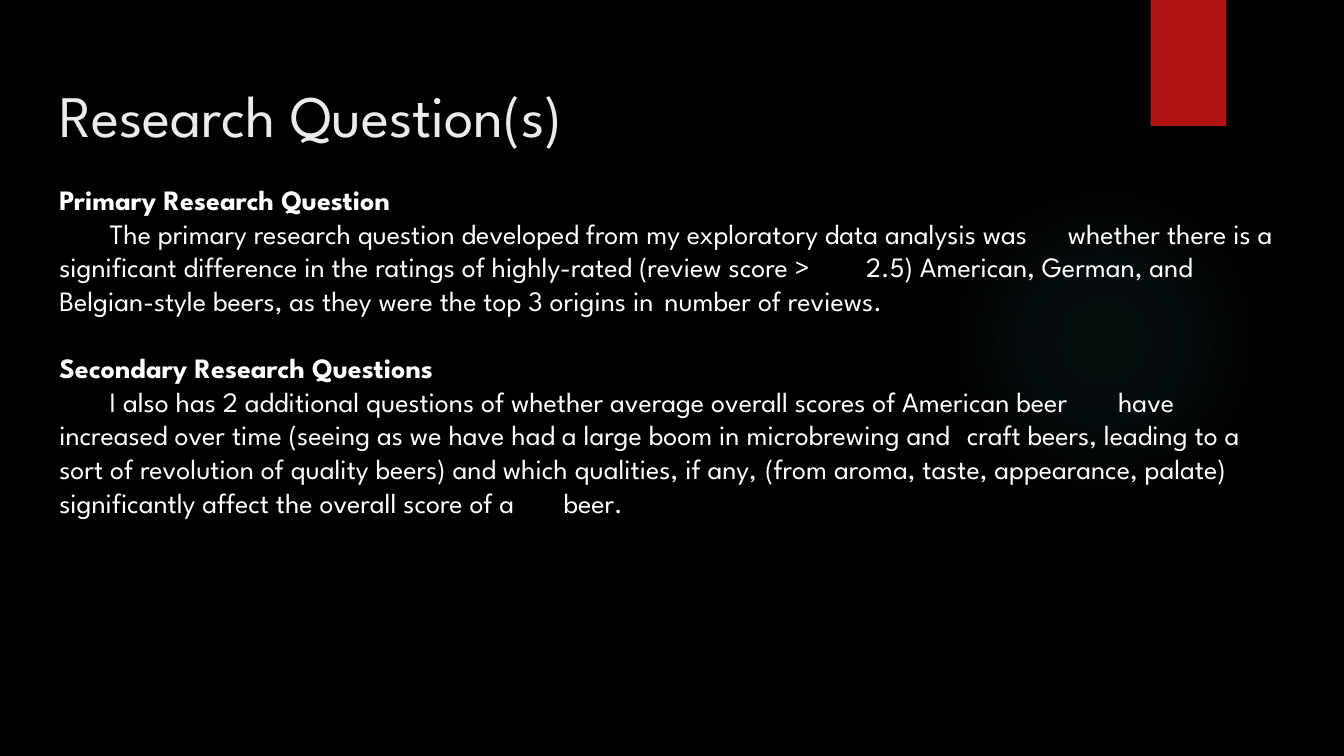
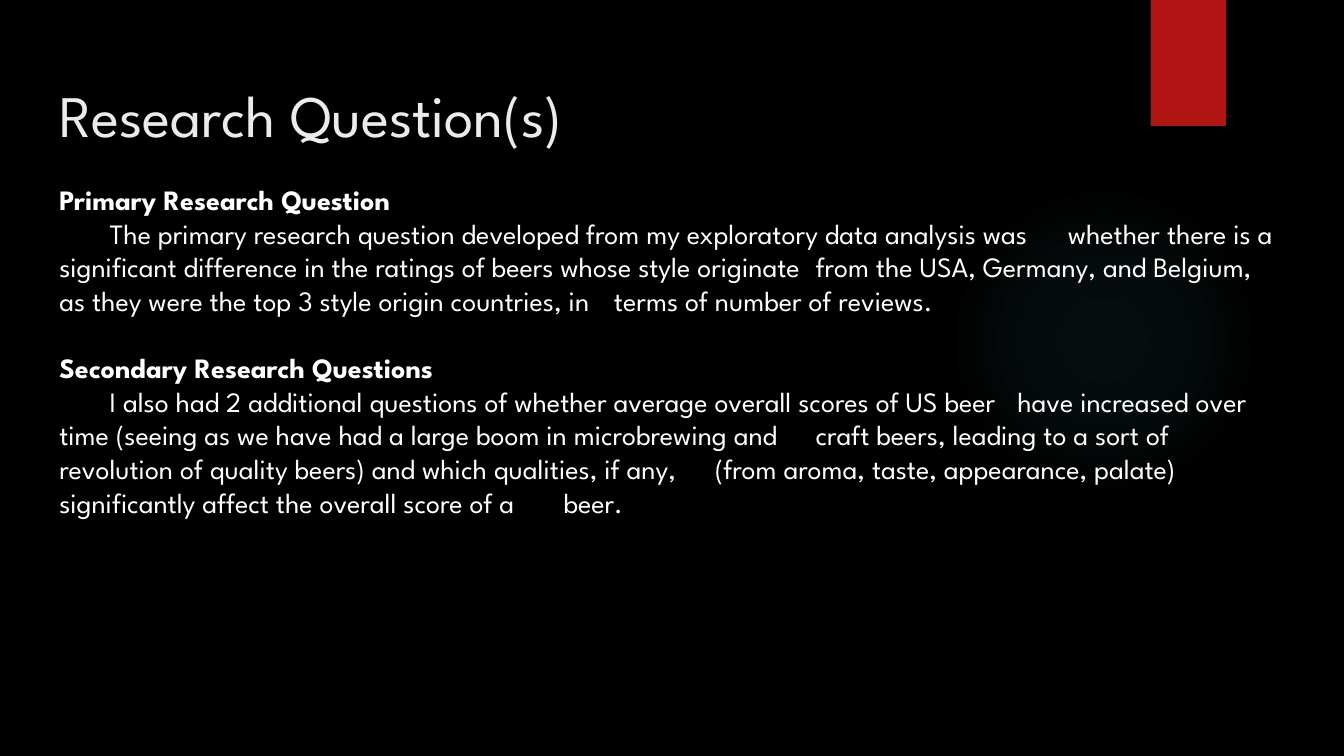
Before and after one commit to stephenlaw30/DataScienceMasters, a slide deck: slide 6 of Python/UCSD/PythonForDataScience/Week9/DSE_200X_FinalProjectPresentation.pptx. Drawn at 1344x756 pixels with LibreOffice and Linux fonts; fonts in the diff are those of the drawing; background and template pictures are left out. Boxes give left, top, right and bottom in pixels: in the first picture for what was removed or moved away, otherwise in the second. Text is boxed around its words. In the diff, an @@ line names an element or a change of style, - is before the commit and + after.

Commit message:
Change 'American' label to 'USA' since American is a continent, proofread and edit final draft of powerpoint presentation for EDX UCSD Python For Data Science final project

```diff
--- a/Python/UCSD/PythonForDataScience/Week9/DSE_200X_FinalProjectPresentation.pptx
+++ b/Python/UCSD/PythonForDataScience/Week9/DSE_200X_FinalProjectPresentation.pptx
@@ text at [59, 224, 1273, 317]: text changed @@
-The primary research question developed from my exploratory data analysis was whether there is a significant difference in the ratings of highly-rated (review score > 2.5) American, German, and Belgian-style beers, as they were the top 3 origins in number of reviews.
+The primary research question developed from my exploratory data analysis was whether there is a significant difference in the ratings of beers whose style originate from the USA, Germany, and Belgium, as they were the top 3 style origin countries, in terms of number of reviews.
@@ text at [59, 392, 1247, 519]: text changed @@
-I also has 2 additional questions of whether average overall scores of American beer have increased over time (seeing as we have had a large boom in microbrewing and craft beers, leading to a sort of revolution of quality beers) and which qualities, if any, (from aroma, taste, appearance, palate) significantly affect the overall score of a beer.
+I also had 2 additional questions of whether average overall scores of US beer have increased over time (seeing as we have had a large boom in microbrewing and craft beers, leading to a sort of revolution of quality beers) and which qualities, if any, (from aroma, taste, appearance, palate) significantly affect the overall score of a beer.
```
Also in this commit, not shown: 7 other slides changed, 4 other files.
